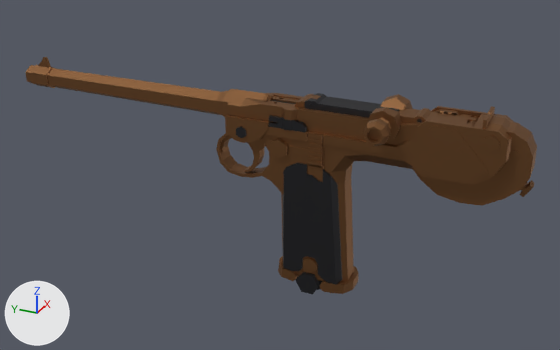
A saved change to the Blender file assets/models/weapons/guns/borchardt-c93/model.blend.
One viewpoint serves both versions: a 50 mm lens placed at (-0.416, -0.207, 0.215), pointed at (0.003, -0.018, 0.005). Every picture has the same lights, and +X, +Y and +Z are marked at lower left. The older version comes first.

The scene before the commit, as lines of its bpy script (objects in view):
```python
me_borchardt_c93 = bpy.data.meshes.new('borchardt-c93')
me_borchardt_c93.from_pydata(...)  # 2279 vertices, 4211 faces; spans x -0.031..0.016, y -0.175..0.175, z -0.068..0.068
me_borchardt_c93.materials.append(mat_material_011)  # brown #89613f
me_borchardt_c93.materials.append(mat_material_012)  # dark grey #3f3f42
me_borchardt_c93.materials.append(mat_material_013)  # brown #89613f
me_borchardt_c93.materials.append(mat_material_014)  # dark grey #3f3f42
me_borchardt_c93.materials.append(mat_material_015)  # brown #89613f
me_borchardt_c93.materials.append(mat_material_016)  # brown #89613f
me_borchardt_c93.materials.append(mat_material_017)  # dark grey #3f3f42
me_borchardt_c93.materials.append(mat_material_018)  # dark grey #3f3f42
me_borchardt_c93.materials.append(mat_material_019)  # dark grey #3f3f42
me_borchardt_c93.materials.append(mat_material_020)  # brown #89613f
me_borchardt_c93.materials.append(mat_material_021)  # brown #89613f
ob_borchardt_c93 = bpy.data.objects.new('borchardt-c93', me_borchardt_c93)
ob_borchardt_c93.location = (0.0, 0.0, 0.0)
```
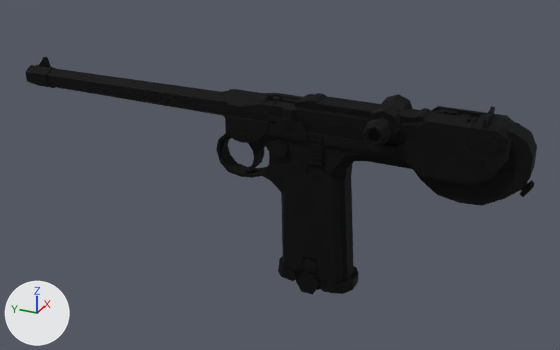
Changed parts and their boxes (x1, y1, x2, y2) in the pictures (560 x 350 px):
part 1 of me_borchardt_c93, recoloured
    both: (26, 65, 537, 294)
part 2 of me_borchardt_c93, recoloured
    both: (269, 100, 422, 132)
part 3 of me_borchardt_c93, recoloured
    both: (220, 116, 519, 182)
part 4 of me_borchardt_c93, recoloured
    both: (236, 93, 400, 138)
part 5 of me_borchardt_c93, recoloured (brown to black)
    both: (474, 106, 495, 129)
part 6 of me_borchardt_c93, recoloured (brown to black)
    both: (363, 94, 478, 146)
part 7 of me_borchardt_c93, recoloured
    both: (283, 163, 342, 294)
part 8 of me_borchardt_c93, recoloured
    both: (30, 57, 535, 282)
part 9 of me_borchardt_c93, recoloured
    both: (270, 126, 488, 179)

What changed in the scene script:
```text
Add mat_metall:
    mat_metall = bpy.data.materials.new('metall')
    mat_metall.use_nodes = True; mat_metall.node_tree.nodes.clear()
    _N = mat_metall.node_tree.nodes; _L = mat_metall.node_tree.links
    n0 = _N.new('ShaderNodeOutputMaterial'); n0.name = 'Material Output'
    n1 = _N.new('ShaderNodeBsdfMetallic'); n1.name = 'Metallic BSDF'
    n1.inputs[0].default_value = (0.0215, 0.0215, 0.0215, 1.0)  # 'Base Color', black #282828
    n1.inputs[4].default_value = 0.777  # 'Roughness'
    _L.new(n1.outputs[0], n0.inputs[0])  # 'BSDF' to 'Surface'
Change me_borchardt_c93:
    where me_borchardt_c93.from_pydata(...)  # 2279 vertices, 4211 faces; spans x -0.031..0.016, y -0.175..0.175, z -0.068..0.068
    used by ob_borchardt_c93; location = (0.0, 0.0, 0.0)
    remove me_borchardt_c93.materials.append(mat_material_017)  # dark grey #3f3f42
    remove me_borchardt_c93.materials.append(mat_material_019)  # dark grey #3f3f42
    me_borchardt_c93 part 1: all 1149 faces that had it switch from mat_material_011 (brown #89613f) to mat_metall
    me_borchardt_c93 part 2: all 168 faces that had it switch from mat_material_012 (dark grey #3f3f42) to mat_metall
    me_borchardt_c93 part 3: all 496 faces that had it switch from mat_material_013 (brown #89613f) to mat_metall
    me_borchardt_c93 part 4: all 206 faces that had it switch from mat_material_014 (dark grey #3f3f42) to mat_metall
    me_borchardt_c93 part 5: all 48 faces that had it switch from mat_material_015 (brown #89613f) to mat_metall
    me_borchardt_c93 part 6: all 448 faces that had it switch from mat_material_016 (brown #89613f) to mat_metall
    me_borchardt_c93 part 7: all 408 faces that had it switch from mat_material_018 (dark grey #3f3f42) to mat_metall
    me_borchardt_c93 part 8: all 788 faces that had it switch from mat_material_020 (brown #89613f) to mat_metall
    me_borchardt_c93 part 9: all 132 faces that had it switch from mat_material_021 (brown #89613f) to mat_metall
```
